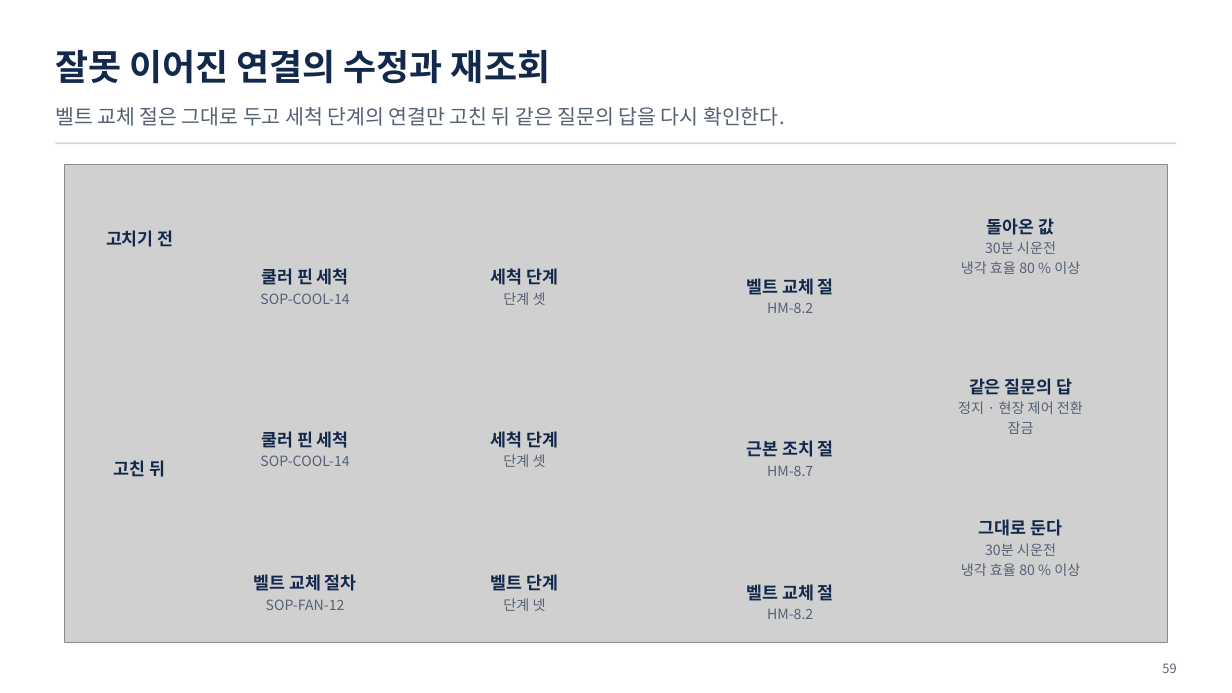
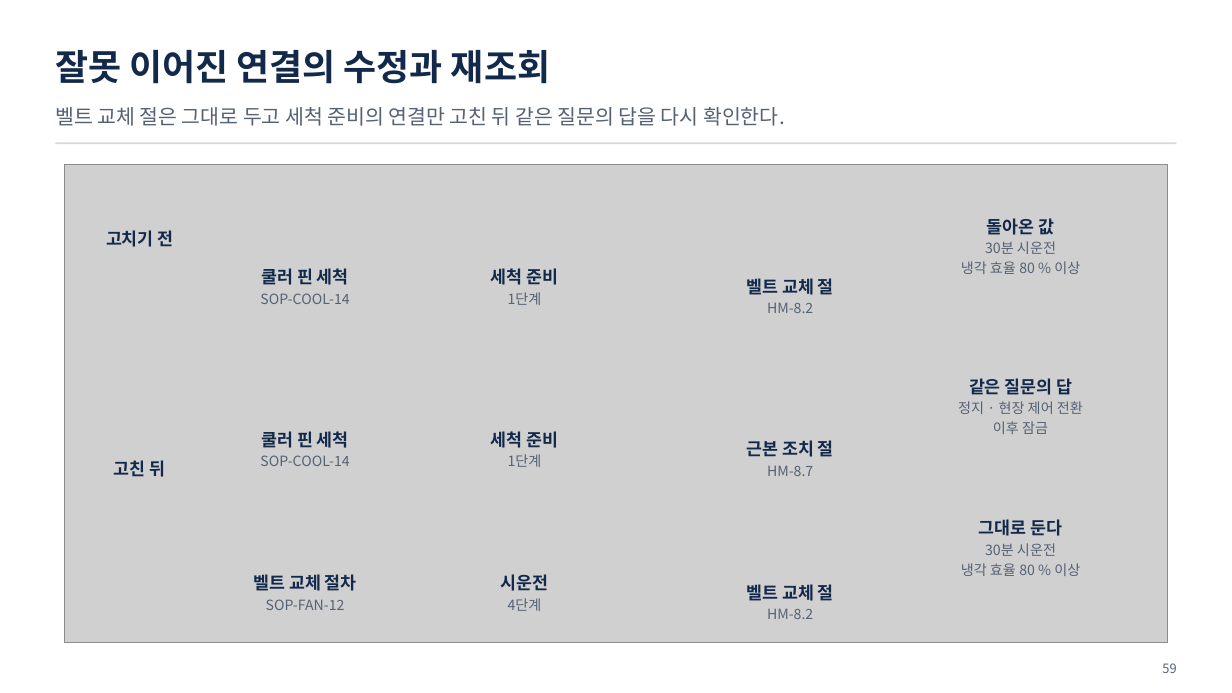
Before and after one commit to uengine-oss/hyd-iot-edu, a slide deck: slide 59 of workspace/강의제작/산출물/통합반/이론/04회차/통합반_04일차.pptx. Drawn at 1232x693 pixels with LibreOffice and Linux fonts; fonts in the diff are those of the drawing; grey boxes stand for pictures. Boxes give left, top, right and bottom in pixels: in the first picture for what was removed or moved away, otherwise in the second. Text is boxed around its words. In the diff, an @@ line names an element or a change of style, - is before the commit and + after.

Commit message:
통합반 4회차 56~66장 원문·조회 경계와 현장 승인 설명을 고치고 실제 렌더·낭독을 검증한다

```diff
--- a/workspace/강의제작/산출물/통합반/이론/04회차/통합반_04일차.pptx
+++ b/workspace/강의제작/산출물/통합반/이론/04회차/통합반_04일차.pptx
@@ text at (55,107,785,126): text changed @@
-벨트 교체 절은 그대로 두고 세척 단계의 연결만 고친 뒤 같은 질문의 답을 다시 확인한다.
+벨트 교체 절은 그대로 두고 세척 준비의 연결만 고친 뒤 같은 질문의 답을 다시 확인한다.
@@ text at (491,268,558,305): text changed @@
-세척 단계
-단계 셋
+세척 준비
+1단계
@@ text at (491,431,558,467): text changed @@
-세척 단계
-단계 셋
+세척 준비
+1단계
@@ text at (993,421,1048,434): text changed @@
-잠금
+이후 잠금
@@ text at (501,574,549,611): text changed @@
-벨트 단계
-단계 넷
+시운전
+4단계
```
Also in this commit, not shown: 10 other slides changed, 29 other files.
